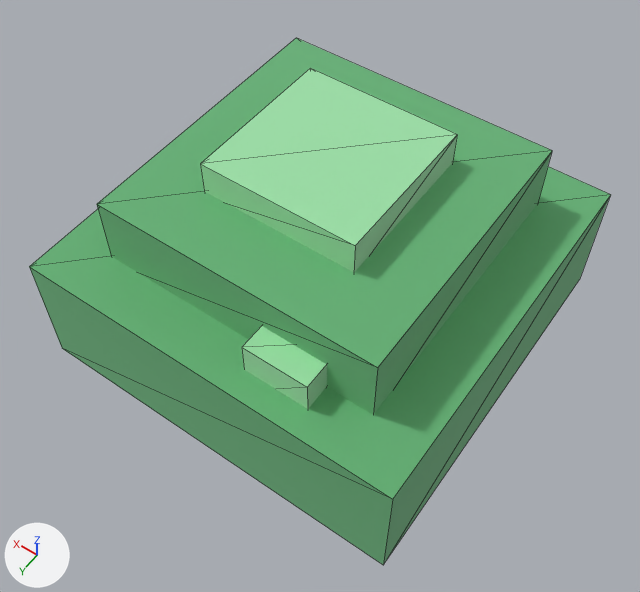
Before and after pictures for a commit that changed the glTF model demos/dungeon_quartet/assets/models/enemy_slime.glb.
Rendered twice from a 50 mm lens placed at (-0.491, 0.711, 1.149), pointed at (-0.047, 0.089, 0.172). The lights are fixed; the arrows at lower left show +X, +Y and +Z. The picture after the commit comes second. Mesh edges are drawn as thin lines. Vertices at exactly the same position are counted once.
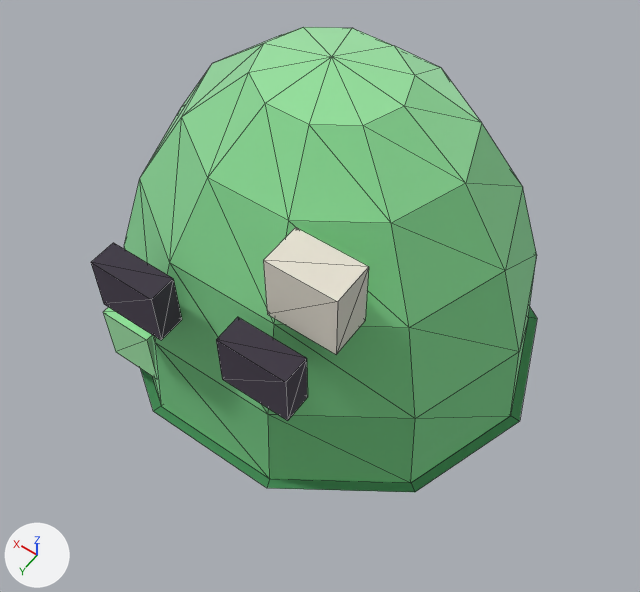
Where the change shows, as pixel boxes [x1, y1, x2, y2] in the pictures (640 x 592 px):
'mesh0', reshaped (23% narrower, 12% shorter): before [29, 38, 611, 565]; after [91, 27, 537, 492]
part 1 of me_mesh0, rebuilt: before [29, 167, 611, 565]; after [124, 27, 537, 482]
part 2 of me_mesh0, deleted (green): before [201, 68, 457, 272]
part 3 of me_mesh0, deleted (green): before [242, 326, 327, 409]
part 4 of me_mesh0, built on: before [97, 38, 552, 414]; after [91, 227, 537, 492]

The change in detail:
me_mesh0 is used by ob_mesh0; location (0.0, 0.0, 0.0).
me_mesh0 had 40 vertices, 60 faces and spanned x -0.3..0.3, y -0.3..0.3, z 0.0..0.355.
me_mesh0 now has 125 vertices, 180 faces and spans x -0.345..0.345, y -0.302..0.302, z 0.0..0.5.
me_mesh0 part 1: the loose piece of 8 vertices spanning x -0.3..0.3, y -0.3..0.3, z 0.0..0.2 is rebuilt with 56 vertices and now spans x -0.33..0.33, y -0.289..0.289, z 0.0..0.5.
me_mesh0 part 2: the loose piece of 8 vertices spanning x -0.12..0.12, y -0.12..0.12, z 0.295..0.355 is deleted.
me_mesh0 part 3: the loose piece of 8 vertices spanning x -0.15..-0.05, y 0.18..0.26, z 0.15..0.25 is deleted.
Part 4, on me_mesh0:
8 vertices are removed from x -0.22..0.22, y -0.22..0.22, z 0.185..0.305.
12 faces are deleted.
32 vertices are added at x -0.345..0.345, y -0.302..0.302, z 0.0..0.4.
12 new vertices lie (0.1, 0.0, 0.0) away from vertices in x -0.17..0.05, y 0.17..0.3, z 0.228..0.4.
50 new faces join them.
Other edits to the shape of me_mesh0 do not show in these pictures.
